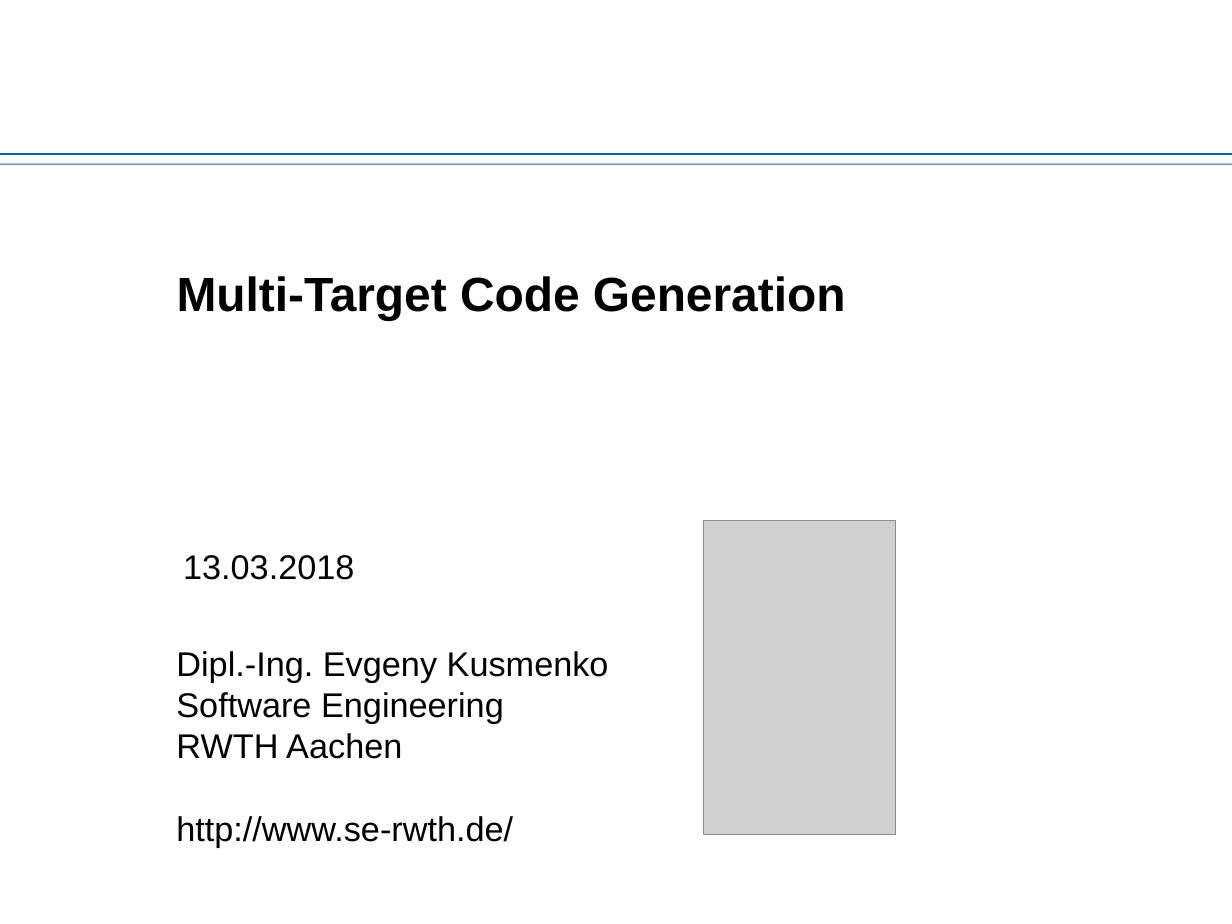
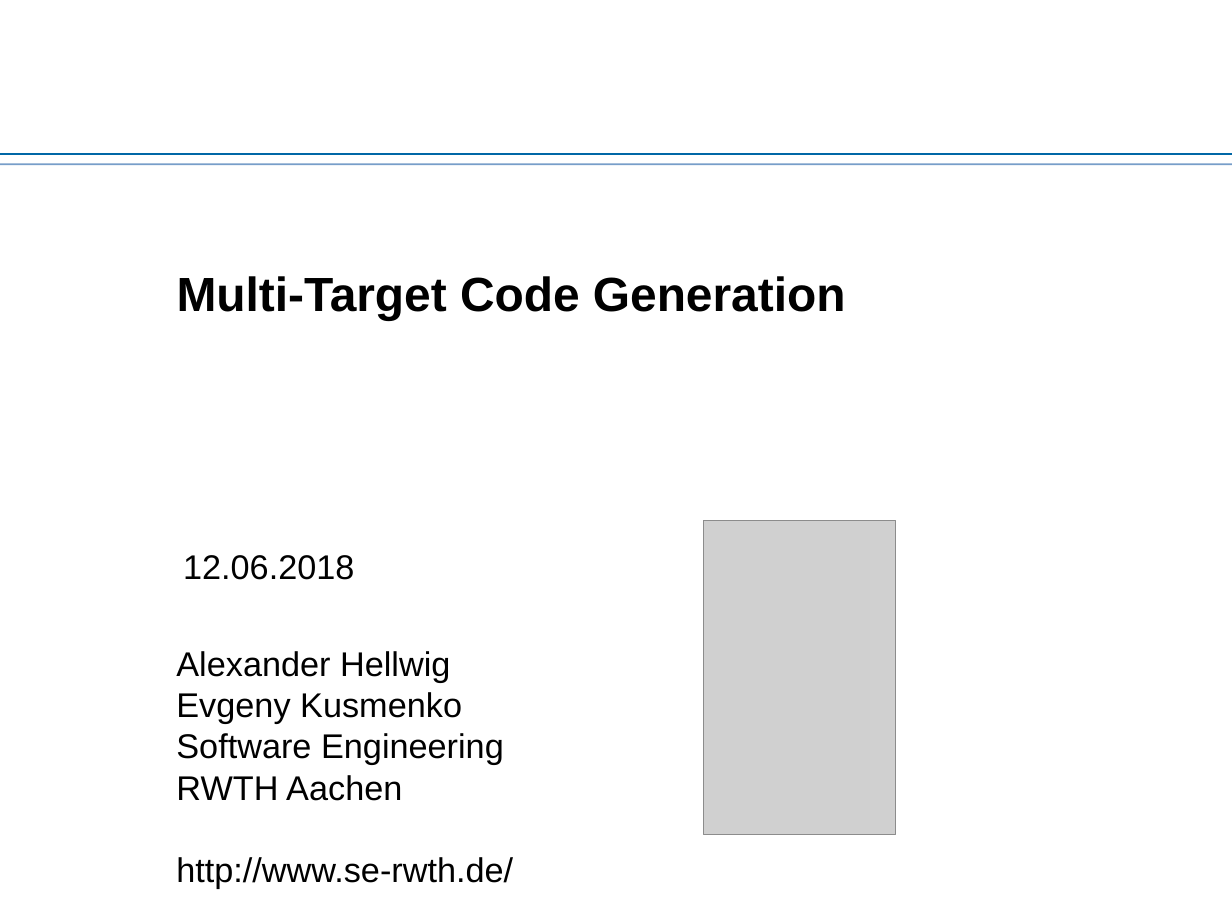
Before and after one commit to MontiCore/EmbeddedMontiArc, a slide deck: slide 1 of reposlides/18.06.12.EMAM2Middleware.pptx. Drawn at 1232x924 pixels with LibreOffice and Linux fonts; fonts in the diff are those of the drawing; grey boxes stand for pictures; background and template pictures are left out. Boxes give left, top, right and bottom in pixels: in the first picture for what was removed or moved away, otherwise in the second. Text is boxed around its words. In the diff, an @@ line names an element or a change of style, - is before the commit and + after.

```diff
--- a/reposlides/18.06.12.EMAM2Middleware.pptx
+++ b/reposlides/18.06.12.EMAM2Middleware.pptx
@@ subtitle at [183,555,354,580]: text changed @@
-13.03.2018
+12.06.2018
@@ text at [176,651,462,724]: text changed @@
-Dipl.-Ing. Evgeny Kusmenko
+Alexander Hellwig
+Evgeny Kusmenko
```
